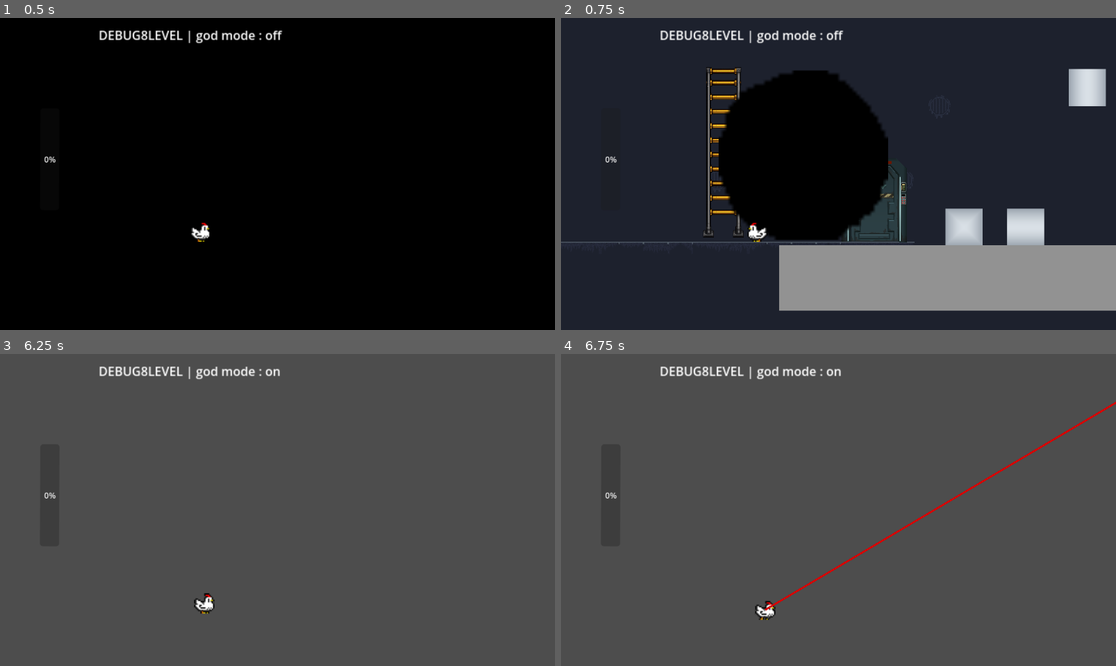
Above: before the commit, frames 1-4 (two rows, left to right).
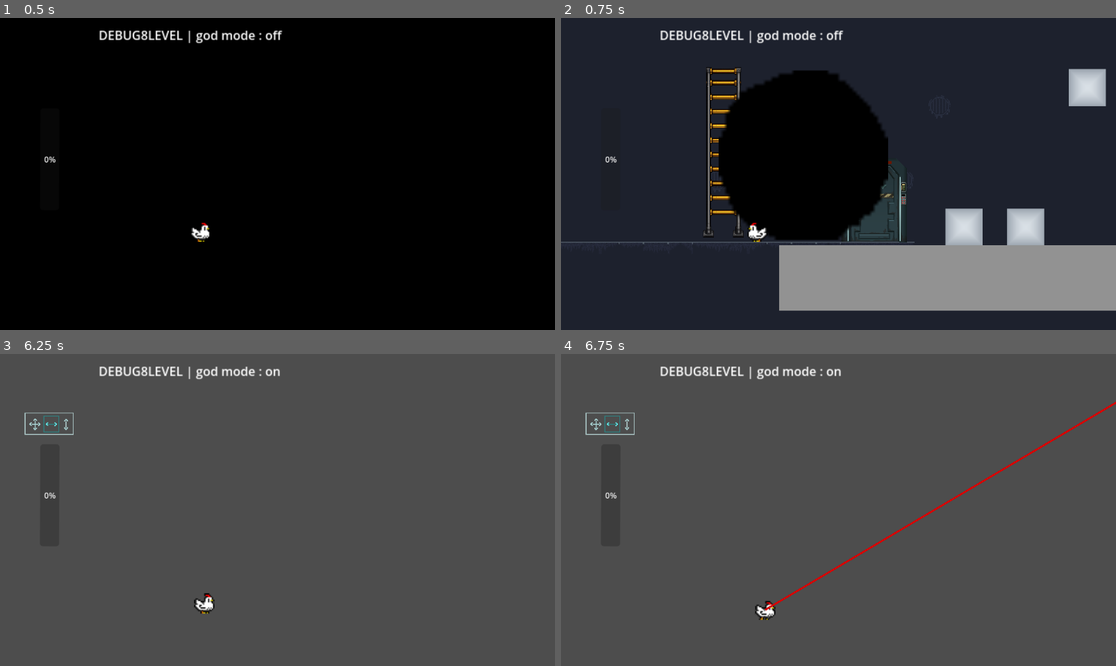
Above: after the commit, the same moments.

Repository: mgi-dev/size-them-up
Game: Godot game, scene res://scenes/levels/debug.tscn
Two runs of this game, one before a commit and one after it. Both use one fixed random seed, a clock stepped at 60 frames per second and the inputs below.
Inputs (mouse positions are in pixels of both pictures, inside the frame that each line leads up to):
- Up to frame 1 (0.5 s): no input
- Up to frame 2 (0.75 s): move the mouse to (960, 158) at 0.52 s; hold A (player_move_right) from 0.53 s (still down); hold Tab (change_resize_mode) from 0.53 s (still down)
- Up to frame 3 (6.25 s): tap Space (player_jump) at 0.77, 1.52, 3.02, 3.77, 4.52, 6.02 s; right-click (399, 494) at 0.8 s; move the mouse to (166, 525) at 1.27 s; release Tab (change_resize_mode) at 1.28 s; right-click (166, 525) at 1.35 s; click (166, 525) at 1.55 s; move the mouse to (333, 441) at 2.02 s; release A (player_move_right) at 2.03 s; press the mouse at (333, 441) at 2.03 s; hold D (player_move_left) 2.03-2.78 s; tap G (toggle_god_mode) at 2.3, 2.85, 5.3 s; move the mouse to (249, 572) at 2.77 s; release the mouse at (249, 572) at 2.78 s; hold A (player_move_right) 2.78-4.28 s; tap Tab (change_resize_mode) at 3.05, 6.05 s; move the mouse to (444, 556) at 3.52 s; hold Tab (change_resize_mode) 3.53-4.28 s; right-click (444, 556) at 3.8 s; move the mouse to (111, 463) at 4.27 s; hold D (player_move_left) 4.28-5.03 s; tap E (interact) at 4.35 s; click (111, 463) at 4.55 s; move the mouse to (305, 510) at 5.02 s; hold A (player_move_right) 5.03-5.78 s; hold W (player_climb) 5.03-5.78 s; move the mouse to (194, 432) at 5.77 s; hold D (player_move_left) from 5.78 s (still down); right-click (194, 432) at 5.85 s
- Up to frame 4 (6.75 s): keep holding D (player_move_left); tap Enter at 6.5 s; move the mouse to (960, 494) at 6.52 s; press the mouse at (960, 494) at 6.53 s

Frame 1 is identical in both runs. In frame 2, 0.3% of the frame differs, in the area x 80-98%, y 16-72%; in frame 3, 0.2%; in frame 4, 0.2%.

Commit message:
some cleaning

Diff:
--- a/autoloads/game_state.gd
+++ b/autoloads/game_state.gd
@@ -17,6 +17,8 @@
 func _physics_process(delta):
 	if Input.is_action_just_pressed("toggle_god_mode"):
 		god_mode = !god_mode
+		multi_resize_mode_enabled = !multi_resize_mode_enabled
+
 		print("god mode is ", "on" if god_mode else "off")
 
 
--- a/scenes/characters/player/resize_gun.gd
+++ b/scenes/characters/player/resize_gun.gd
@@ -62,7 +62,6 @@
 
 
 func handle_colliding(delta):
-	debug()
 	var far_away_position = to_local(get_global_mouse_position()).normalized() * 5000
 	target_position = far_away_position
 	force_raycast_update()
@@ -115,17 +114,16 @@
 	return collider.shape_owner_get_owner(owner_id)
 
 
+var resize_modes = [
+	Enums.RESIZE_MODE.ALL,
+	Enums.RESIZE_MODE.HORIZONTAL,
+	Enums.RESIZE_MODE.VERTICAL,
+]
 
-### DEBUG MODE.
 
-var false_count = 0
-var true_count = 0
-
-func debug():
-	if is_colliding():
-		true_count += 1
-	else:
-		false_count += 1
-
-	if Input.is_action_pressed("size_up"):
-		print("false: ", false_count, ", true: ", true_count)
+func _input(event):
+	if event.is_action_pressed("change_resize_mode"):
+		var next_index = resize_modes.find(GameState.current_resize_mode) + 1
+		if next_index == 3:
+			next_index = 0
+		SignalBus.resize_mode_selected.emit(resize_modes[next_index])
--- a/scenes/levels/base_level.tscn
+++ b/scenes/levels/base_level.tscn
@@ -5,7 +5,7 @@
 [ext_resource type="PackedScene" uid="uid://cjenegqkyul3s" path="res://scenes/ui/camera/camera.tscn" id="2_uk53i"]
 [ext_resource type="PackedScene" uid="uid://ce4p0x7jmejpa" path="res://scenes/ui/debug_display/scene_info.tscn" id="4_3rriw"]
 [ext_resource type="PackedScene" uid="uid://cdtat8xupelfn" path="res://scenes/ui/size_gauge/size_gauge.tscn" id="4_wwrw0"]
-[ext_resource type="PackedScene" uid="uid://bfmf272pkq14c" path="res://scenes/ui/weapon_selector/weapon_selector.tscn" id="5_53c65"]
+[ext_resource type="PackedScene" uid="uid://bfmf272pkq14c" path="res://scenes/ui/weapon_selection_info/weapon_selection_info.tscn" id="5_53c65"]
 [ext_resource type="Texture2D" uid="uid://rauu87h82ibh" path="res://assets/images/white_round.png" id="8_43bxi"]
 [ext_resource type="Texture2D" uid="uid://cfwixkj0s33r5" path="res://assets/tileset/industrial.v2.png" id="8_53c65"]
 
--- a/scenes/resizable/resizable_v_2.gd
+++ b/scenes/resizable/resizable_v_2.gd
@@ -1,13 +1,11 @@
 extends RigidBody2D
-# AnimatableBody2D
+
 class_name Resizable
 
 @export var sprite: Sprite2D
 @export var hitbox: CollisionShape2D
 @export var player_detector: ShapeCast2D
 
-
-@export var resize_mode: Enums.RESIZE_MODE = Enums.RESIZE_MODE.ALL
 
 var RESIZE_SPEED: float = 0.01
 
@@ -33,7 +31,6 @@
 	# storing size allow to start with various size for component. else will default to (1, 1)
 	# why storing size ? keeping the original size allow to apply bigger and bigger scaling on a base value.
 	# this keep the transformation linear. If we apply the transformation on scale at each frame the transformation is logarithmic. And that's bad.
-	# TODO: actually useless, see later
 	# setting size for hitbox based on parent transfom scale (1.5, 1.5)
 	initial_scale_transform = scale
 
@@ -55,11 +52,7 @@
 
 # Called every frame. 'delta' is the elapsed time since the previous frame.
 func _process(delta):
-	# called every now and then, for display, animations, etc.
-	# print(RESIZE_SPEED)
-	var vector_diff = current_sprite_scale_multiplier_vector - new_scale_muliplier_vector
-	if abs(vector_diff.x) >= RESIZE_SPEED or abs(vector_diff.y) >= RESIZE_SPEED:
-		process_sprite_resize()
+	process_sprite_resize()
 
 
 func _physics_process(delta: float) -> void:
@@ -91,23 +84,24 @@
 
 
 func size_up(resize_mode: Enums.RESIZE_MODE) -> void:
-	var _transform = get_transmation_vector(RESIZE_SPEED, resize_mode)
+	var _transform = get_transformation_vector(RESIZE_SPEED, resize_mode)
 	new_scale_muliplier_vector = current_scale_muliplier_vector + _transform
+	emit_resized_event(current_scale_muliplier_vector, new_scale_muliplier_vector)
 
+
+func size_down(resize_mode: Enums.RESIZE_MODE) -> void:
+	var _transform = get_transformation_vector(RESIZE_SPEED, resize_mode)
+	new_scale_muliplier_vector = current_scale_muliplier_vector - _transform
+	emit_resized_event(current_scale_muliplier_vector, new_scale_muliplier_vector)
+
+
+func emit_resized_event(current_scale_muliplier_vector: Vector2, new_scale_muliplier_vector: Vector2):
 	var diff_vector = new_scale_muliplier_vector - current_scale_muliplier_vector
 	SignalBus.resized.emit(diff_vector.x + diff_vector.y)
 
 
-func size_down(resize_mode: Enums.RESIZE_MODE) -> void:
-	var _transform = get_transmation_vector(RESIZE_SPEED, resize_mode)
-	new_scale_muliplier_vector = current_scale_muliplier_vector - _transform
-
-	var diff_vector = new_scale_muliplier_vector - current_scale_muliplier_vector
-	SignalBus.resized.emit(diff_vector.x + diff_vector.y)
-
-
-func get_transmation_vector(transform: float, resize_mode: Enums.RESIZE_MODE) -> Vector2:
-	# Get the vector to apply to the chape dependning on resize mode.
+func get_transformation_vector(transform: float, resize_mode: Enums.RESIZE_MODE) -> Vector2:
+	# Get the vector to apply to the chape depending on resize mode.
 	if resize_mode == Enums.RESIZE_MODE.ALL:
 		return  Vector2(transform, transform)
 	elif resize_mode == Enums.RESIZE_MODE.HORIZONTAL:
@@ -116,7 +110,6 @@
 		return Vector2(0.0, transform)
 	else:
 		return Vector2(transform, transform)
-
 
 
 func process_hitbox_resize() -> void:
@@ -136,8 +129,10 @@
 
 
 func process_sprite_resize() -> void:
-	sprite.scale = initial_scale_transform * new_scale_muliplier_vector
-	current_sprite_scale_multiplier_vector = new_scale_muliplier_vector
+	var vector_diff = current_sprite_scale_multiplier_vector - new_scale_muliplier_vector
+	if abs(vector_diff.x) >= RESIZE_SPEED or abs(vector_diff.y) >= RESIZE_SPEED:
+		sprite.scale = initial_scale_transform * new_scale_muliplier_vector
+		current_sprite_scale_multiplier_vector = new_scale_muliplier_vector
 
 
 func is_player_colliding():
@@ -158,4 +153,5 @@
 		Enums.RESIZE_MODE.ALL: 2,
 	}
 	sprite.material = sprite.material.duplicate()
-	sprite.material.set_shader_parameter("mode", gradiant_config[resize_mode])
+	# What to do with this shader ? dynamic change ? link current resize to component ?
+	sprite.material.set_shader_parameter("mode", 2)
--- a/scenes/ui/weapon_selector/weapon_selector.gd
+++ b/scenes/ui/weapon_selection_info/weapon_selection_info.gd
@@ -16,27 +16,16 @@
 
 # Called when the node enters the scene tree for the first time.
 func _ready():
-	set_weapon_selector_texture()
+	set_weapon_selector_texture(GameState.current_resize_mode)
+	SignalBus.resize_mode_selected.connect(set_weapon_selector_texture)
 
 
-
-func set_weapon_selector_texture():
+func set_weapon_selector_texture(resize_mode: Enums.RESIZE_MODE):
 	if GameState.multi_resize_mode_enabled:
-		texture = resize_mode_textures[GameState.current_resize_mode]
+		texture = resize_mode_textures[resize_mode]
 	else:
 		texture = null
 
 # Called every frame. 'delta' is the elapsed time since the previous frame.
 func _process(delta):
 	pass
-
-
-func _input(event):
-	if event.is_action_pressed("change_resize_mode"):
-		var next_index = resize_modes.find(GameState.current_resize_mode) + 1
-		print(next_index)
-		if next_index == 3:
-			next_index = 0
-
-		SignalBus.resize_mode_selected.emit(resize_modes[next_index])
-		set_weapon_selector_texture()
--- /dev/null
+++ b/scenes/ui/weapon_selection_info/weapon_selection_info.tscn
@@ -0,0 +1,9 @@
+[gd_scene format=3 uid="uid://bfmf272pkq14c"]
+
+[ext_resource type="Texture2D" uid="uid://05c7ujsqyndp" path="res://assets/images/gun_selector/unselected_selector.png" id="1_45ajw"]
+[ext_resource type="Script" uid="uid://drm1my7o7ukns" path="res://scenes/ui/weapon_selection_info/weapon_selection_info.gd" id="2_t0m6p"]
+
+[node name="WeaponSelectionInfo" type="Sprite2D" unique_id=745918523]
+z_index = 10
+texture = ExtResource("1_45ajw")
+script = ExtResource("2_t0m6p")
--- a/scenes/ui/weapon_selector/weapon_selector.tscn
+++ /dev/null
@@ -1,9 +0,0 @@
-[gd_scene format=3 uid="uid://bfmf272pkq14c"]
-
-[ext_resource type="Texture2D" uid="uid://05c7ujsqyndp" path="res://assets/images/gun_selector/unselected_selector.png" id="1_ml120"]
-[ext_resource type="Script" uid="uid://drm1my7o7ukns" path="res://scenes/ui/weapon_selector/weapon_selector.gd" id="2_fy3s6"]
-
-[node name="WeaponSelector" type="Sprite2D" unique_id=745918523]
-z_index = 10
-texture = ExtResource("1_ml120")
-script = ExtResource("2_fy3s6")
Renamed: scenes/ui/weapon_selector/weapon_selector.gd.uid -> scenes/ui/weapon_selection_info/weapon_selection_info.gd.uid
Not shown, changed: TODO.md
